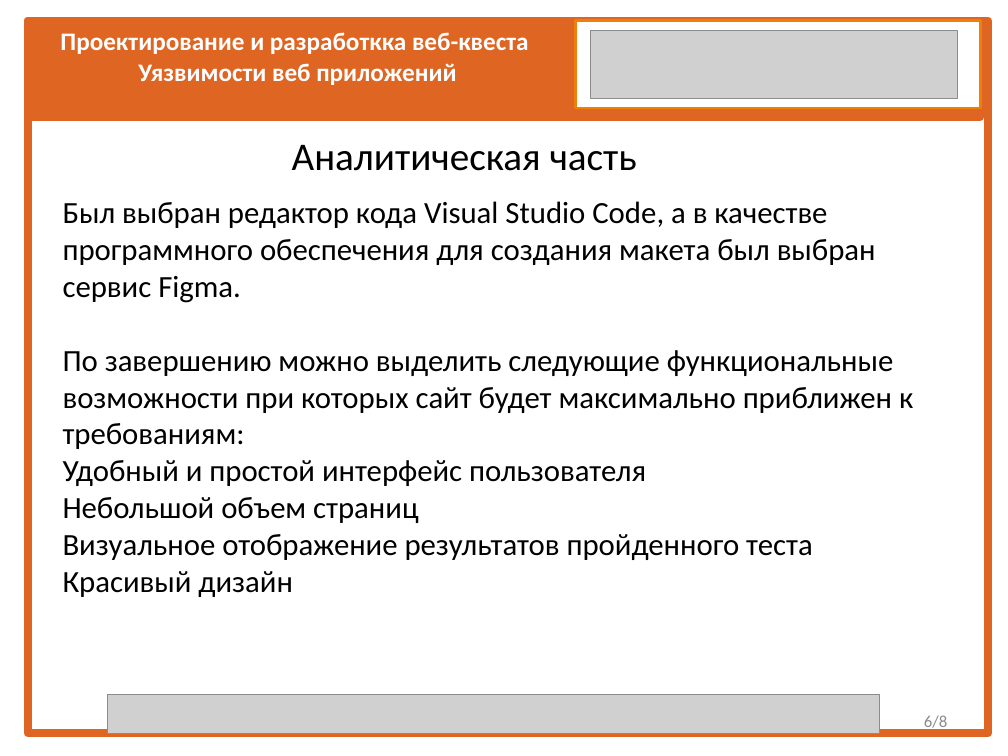
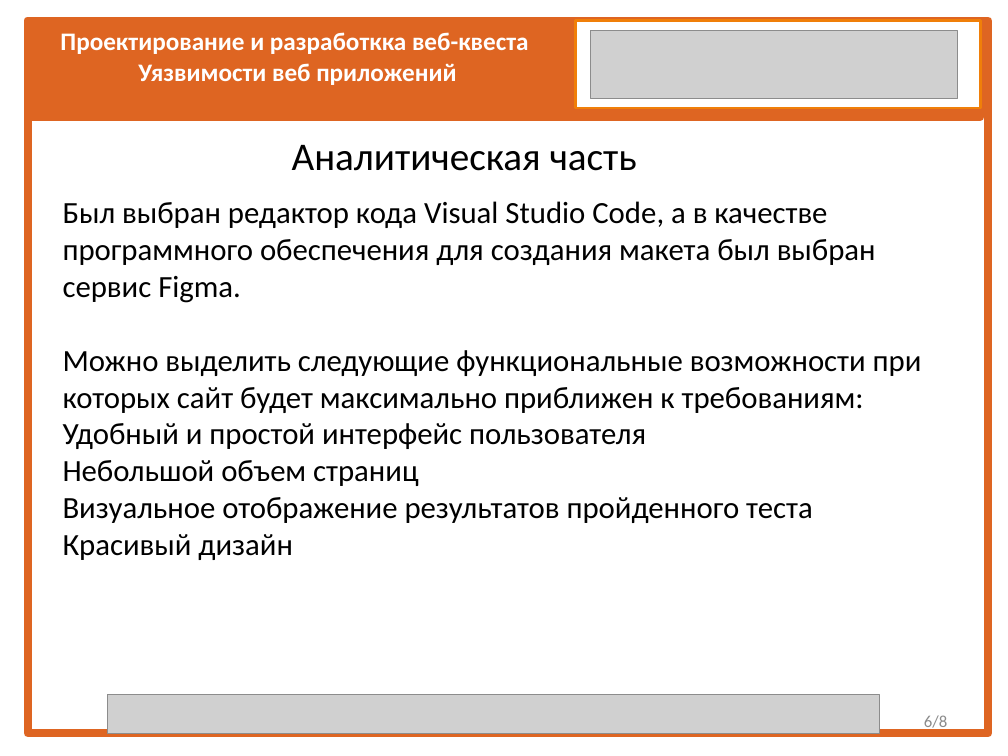
Before and after one commit to Rikishi1488/-, a slide deck: slide 6 of Презентация_шаблон_для защиты КП.pptx. Drawn at 1008x756 pixels with LibreOffice and Linux fonts; fonts in the diff are those of the drawing; grey boxes stand for pictures. Boxes give left, top, right and bottom in pixels: in the first picture for what was removed or moved away, otherwise in the second. Text is boxed around its words. In the diff, an @@ line names an element or a change of style, - is before the commit and + after.

```diff
--- a/Презентация_шаблон_для защиты КП.pptx
+++ b/Презентация_шаблон_для защиты КП.pptx
@@ title at (x1=63, y1=201, x2=922, y2=560): text changed @@
-Был выбран редактор кода Visual Studio Code, а в качестве программного обеспечения для создания макета был выбран сервис Figma.
-По завершению можно выделить следующие функциональные возможности при которых сайт будет максимально приближен к требованиям:
-Удобный и простой интерфейс пользователя
-Небольшой объем страниц
-Визуальное отображение результатов пройденного теста
-Красивый дизайн
+Был выбран редактор кода Visual Studio Code, а в качестве программного обеспечения для создания макета был выбран сервис Figma.
+Можно выделить следующие функциональные возможности при которых сайт будет максимально приближен к требованиям:
+Удобный и простой интерфейс пользователя
+Небольшой объем страниц
+Визуальное отображение результатов пройденного теста
+Красивый дизайн
```
Also in this commit, not shown: 1 other slide changed.
